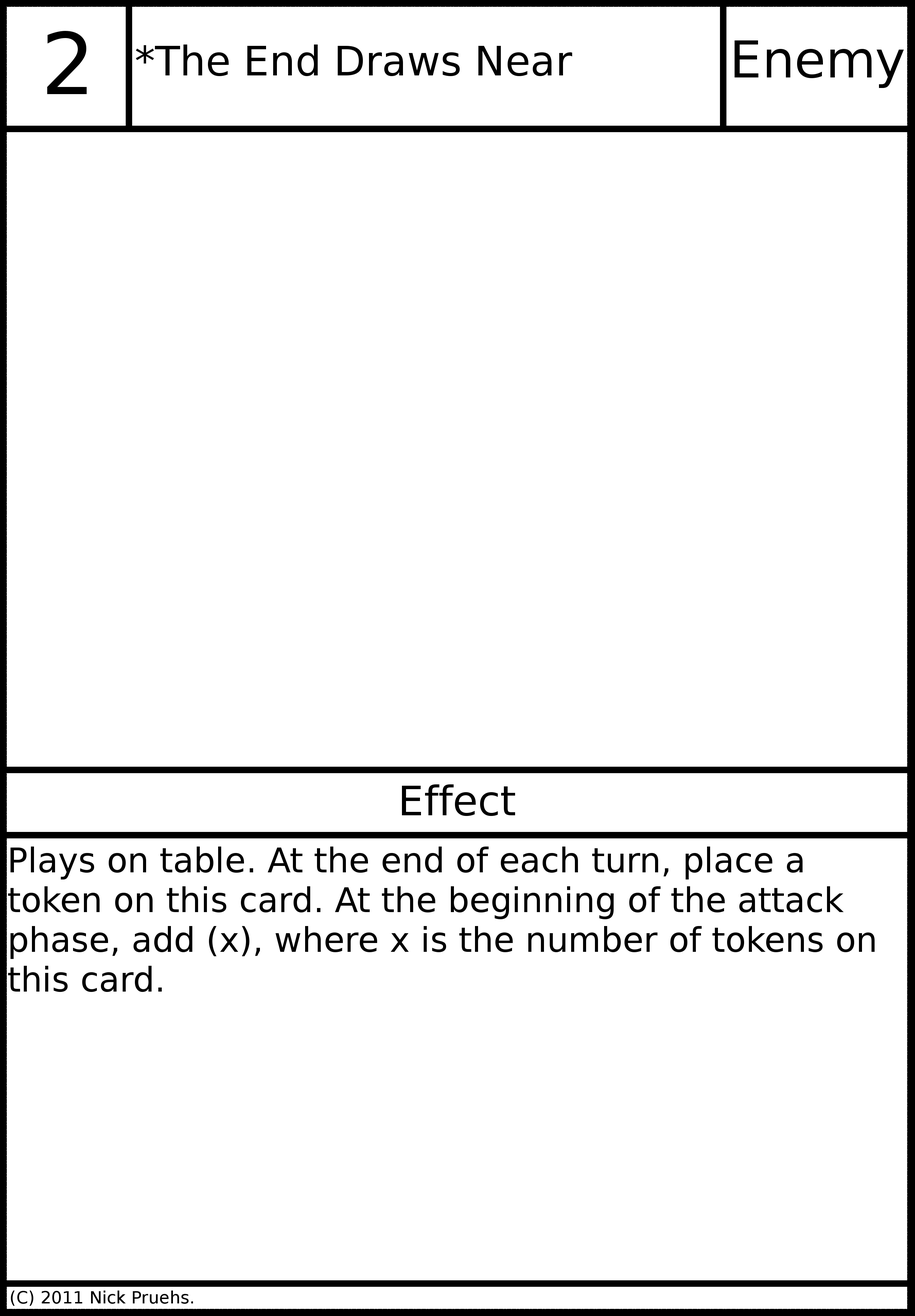
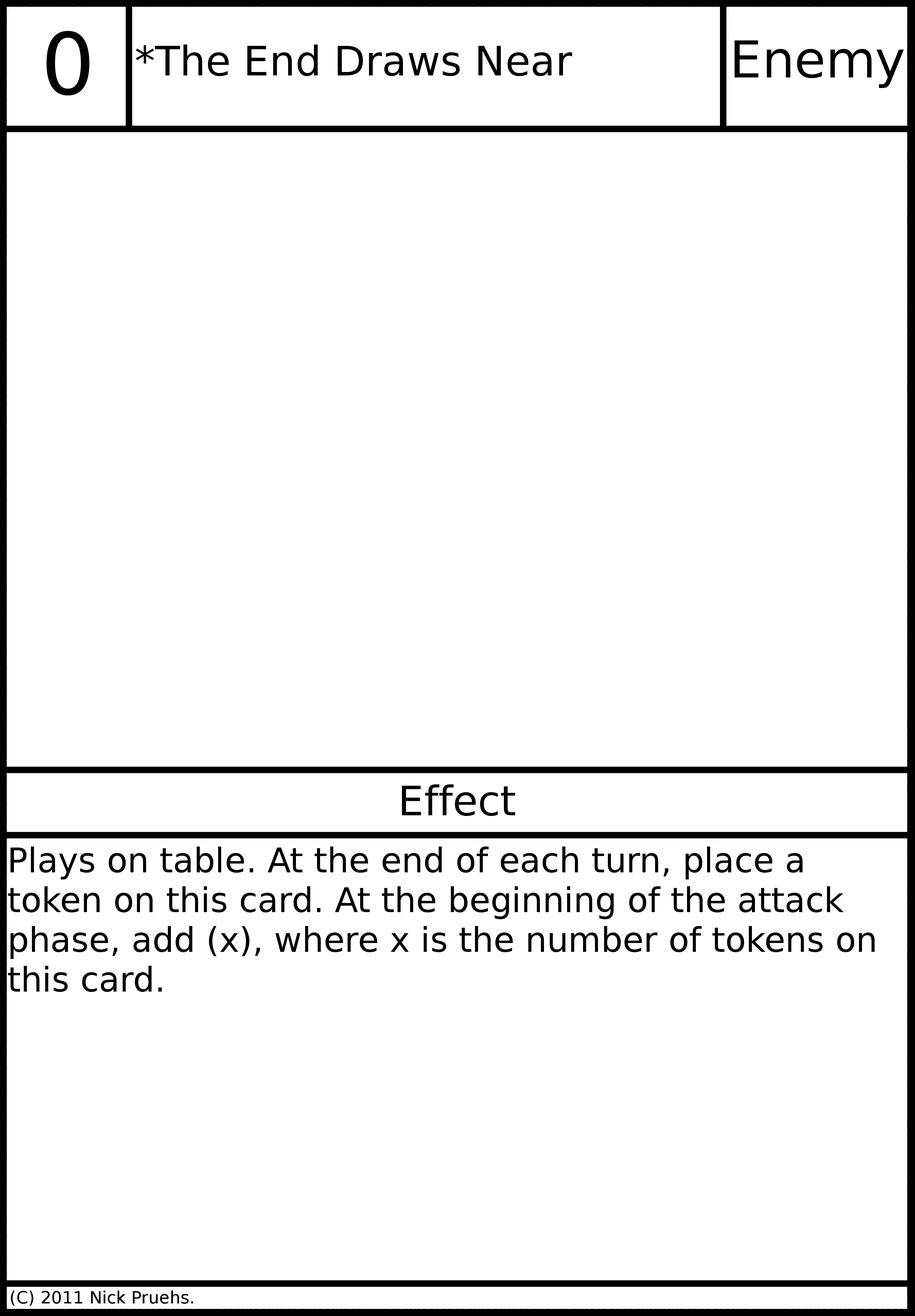
Revision of a layered 915 x 1316 image; what changed, layer by layer:
painted on "Threat" over 46, 30, 90, 96
